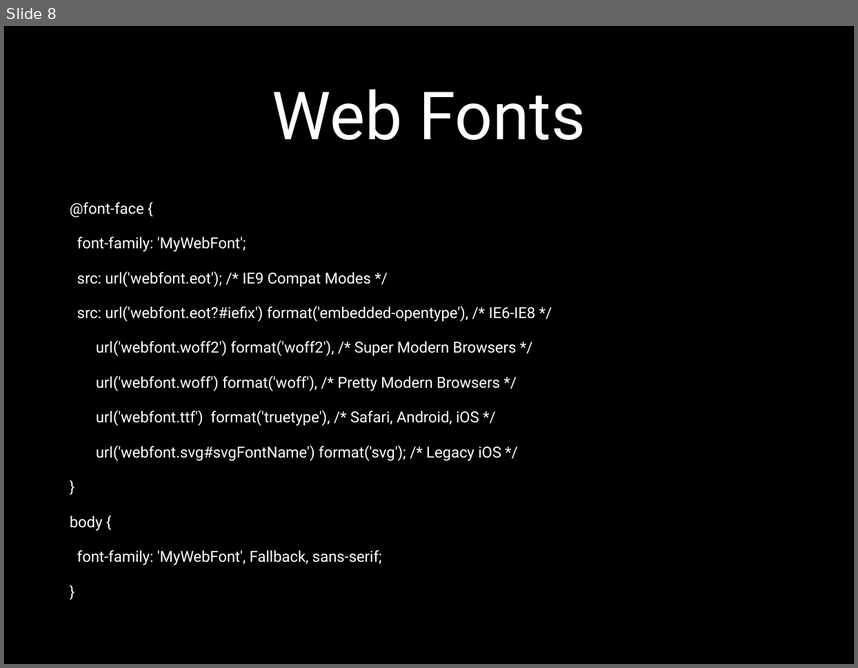
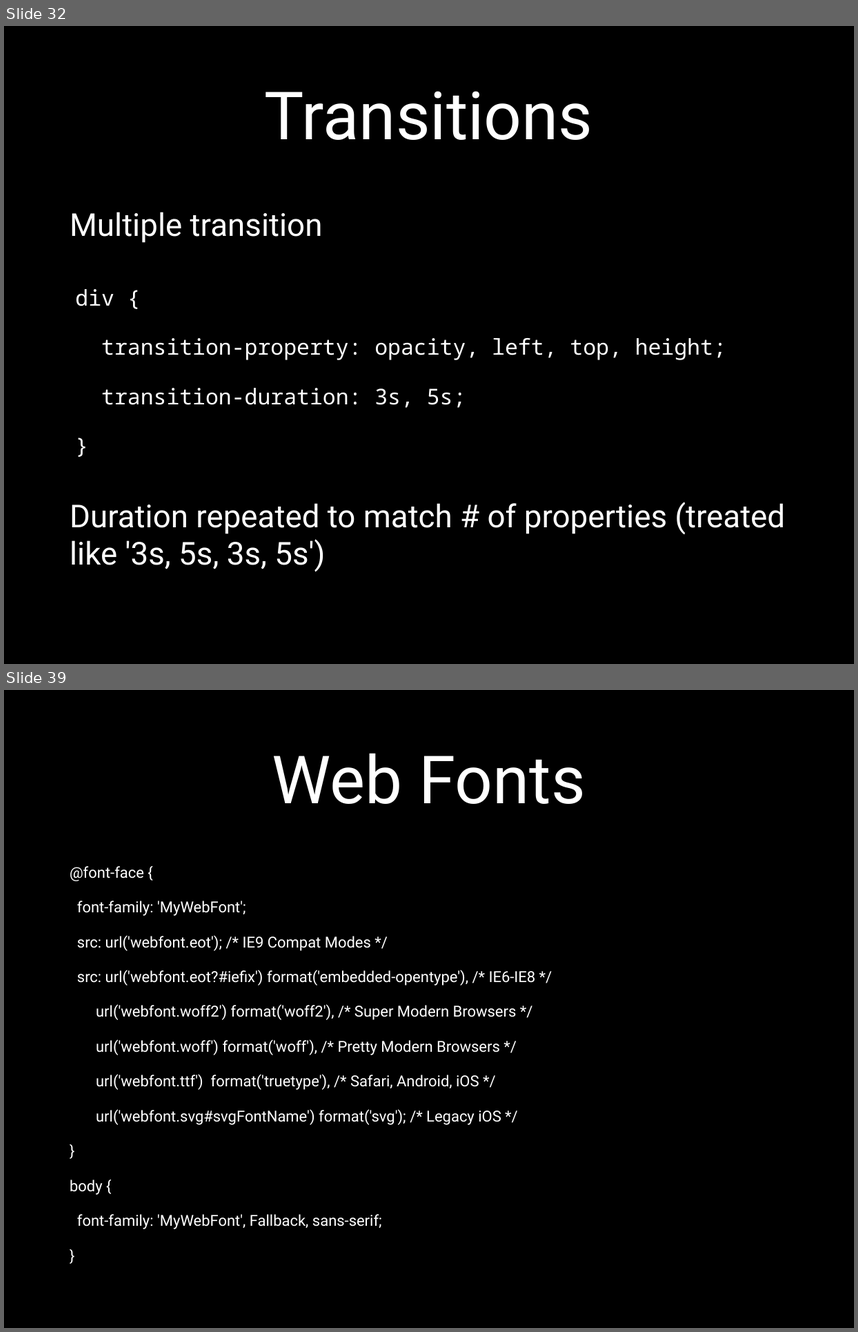
Before and after one commit to eliasjames/training-web-dev, a slide deck: intermediate-front-end/slides/powerpoint/day3.pptx. Shown one above the other, each under a label of ours: slide 8 before the commit, slides 32 and 39 after it; the slides between them are not shown. The pictures are 858x668 and 858x1332 pixels, drawn with LibreOffice and Linux fonts; fonts in the diff are those of the drawing. Boxes give left, top, right and bottom in pixels: in the first picture for what was removed or moved away, otherwise in the second. Text is boxed around its words. In the diff, an @@ line names an element or a change of style, - is before the commit and + after.

```diff
--- a/intermediate-front-end/slides/powerpoint/day3.pptx
+++ b/intermediate-front-end/slides/powerpoint/day3.pptx
@@ slide 32 added at <box>4,26,854,664</box>, background #000000 @@
@@ title added at <box>265,91,593,140</box>, 80 pt, text #FFFFFF @@
+Transitions
@@ text added at <box>70,212,785,572</box>, 38 pt, text #FFFFFF @@
+Multiple transition
+Duration repeated to match # of properties (treated like '3s, 5s, 3s, 5s')
@@ text added at <box>75,289,726,408</box>, 26.2 pt, text #FFFFFF @@
+div {
+transition-property: opacity, left, top, height;
+transition-duration: 3s, 5s;
+}
@@ what was slide 8 is now slide 39 @@
```
Also in this commit, not shown: 1 slide changed, 38 other slides added.
